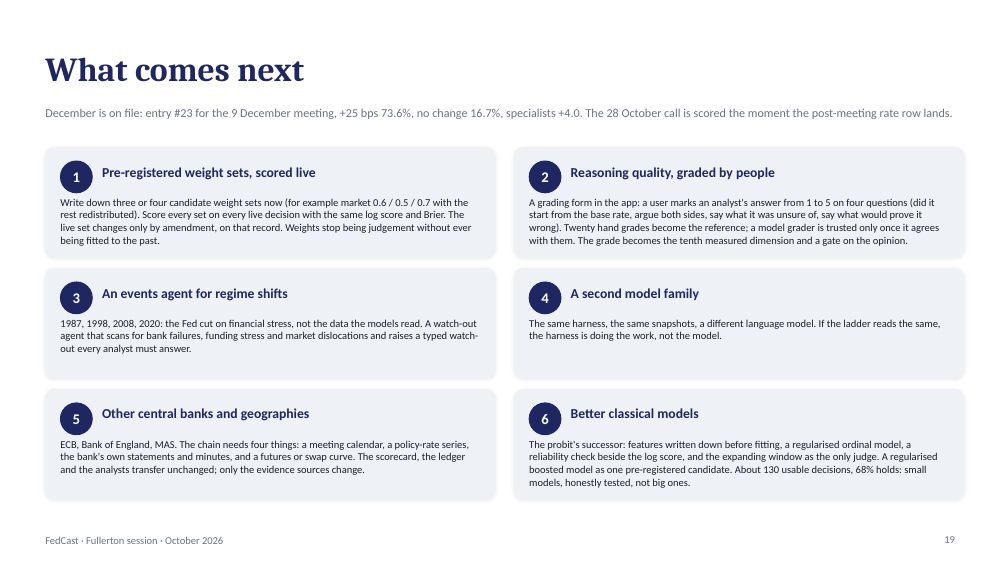
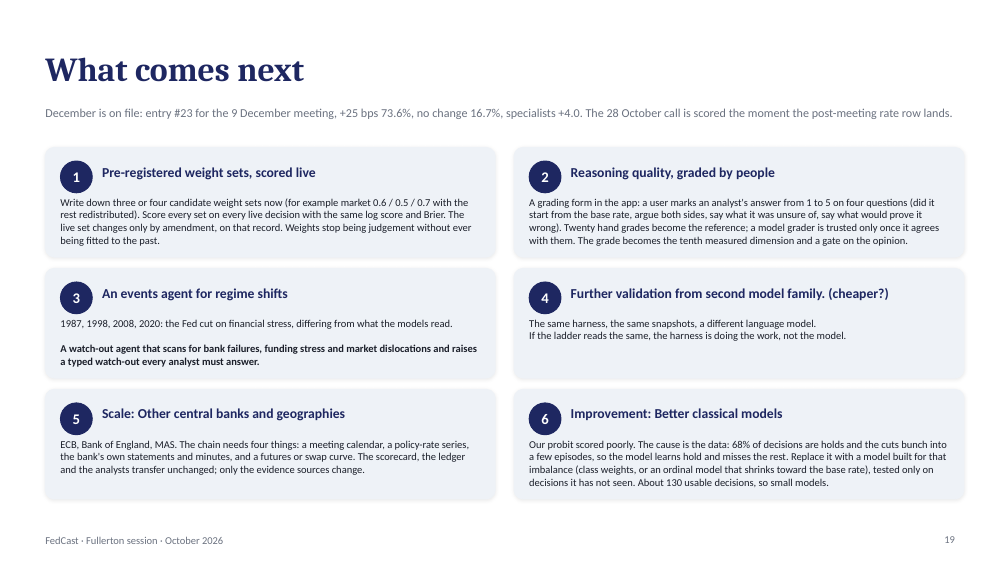
Before and after one commit to kmt112/fed-forecast, a slide deck: slide 19 of docs/FedCast_Fullerton.pptx. Drawn at 1008x567 pixels with LibreOffice and Linux fonts; fonts in the diff are those of the drawing. Boxes give left, top, right and bottom in pixels: in the first picture for what was removed or moved away, otherwise in the second. Text is boxed around its words. In the diff, an @@ line names an element or a change of style, - is before the commit and + after.

```diff
--- a/docs/FedCast_Fullerton.pptx
+++ b/docs/FedCast_Fullerton.pptx
@@ text at (571, 288, 888, 300): text changed @@
-A second model family
+Further validation from second model family. (cheaper?)
@@ text at (60, 319, 477, 367): text changed; bold on @@
-1987, 1998, 2008, 2020: the Fed cut on financial stress, not the data the models read. A watch-out agent that scans for bank failures, funding stress and market dislocations and raises a typed watch-out every analyst must answer.
+1987, 1998, 2008, 2020: the Fed cut on financial stress, differing from what the models read.
+A watch-out agent that scans for bank failures, funding stress and market dislocations and raises a typed watch-out every analyst must answer.
@@ text at (529, 319, 847, 341): text changed @@
-The same harness, the same snapshots, a different language model. If the ladder reads the same, the harness is doing the work, not the model.
+The same harness, the same snapshots, a different language model.
+If the ladder reads the same, the harness is doing the work, not the model.
@@ text at (102, 408, 345, 421): text changed @@
-Other central banks and geographies
+Scale: Other central banks and geographies
@@ text at (571, 408, 782, 420): text changed @@
-Better classical models
+Improvement: Better classical models
@@ text at (529, 440, 947, 487): text changed @@
-The probit's successor: features written down before fitting, a regularised ordinal model, a reliability check beside the log score, and the expanding window as the only judge. A regularised boosted model as one pre-registered candidate. About 130 usable decisions, 68% holds: small models, honestly tested, not big ones.
+Our probit scored poorly. The cause is the data: 68% of decisions are holds and the cuts bunch into a few episodes, so the model learns hold and misses the rest. Replace it with a model built for that imbalance (class weights, or an ordinal model that shrinks toward the base rate), tested only on decisions it has not seen. About 130 usable decisions, so small models.
```
Also in this commit, not shown: 7 other slides changed, 2 other files.
